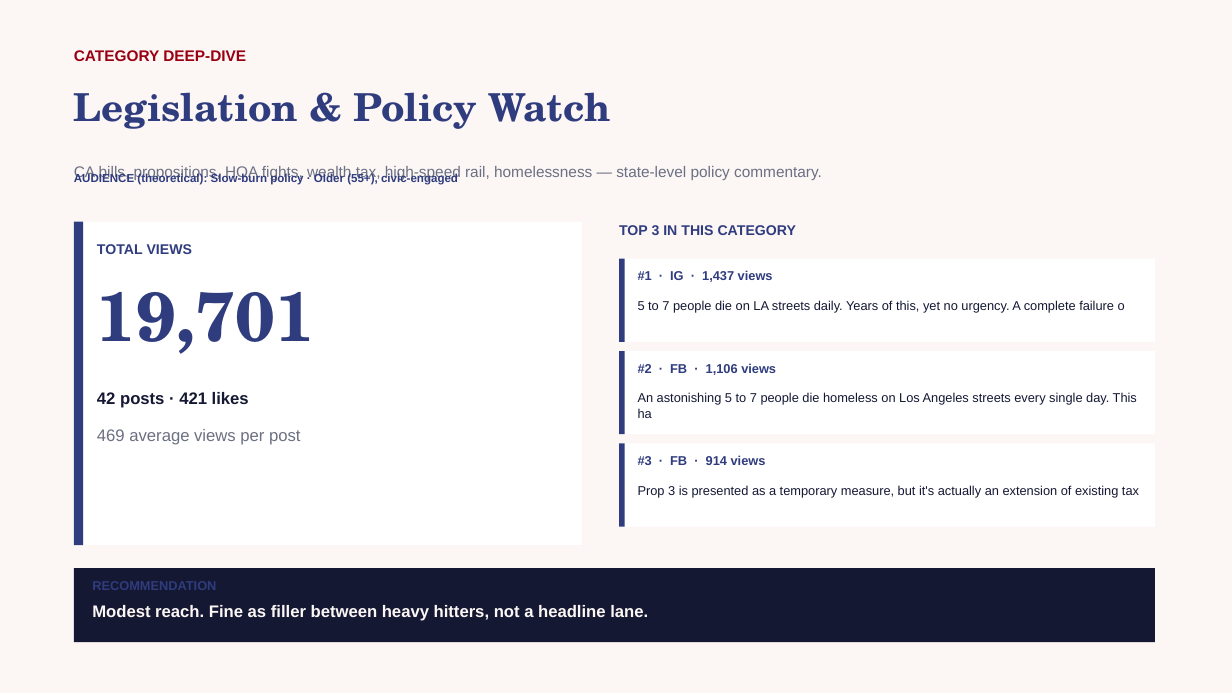
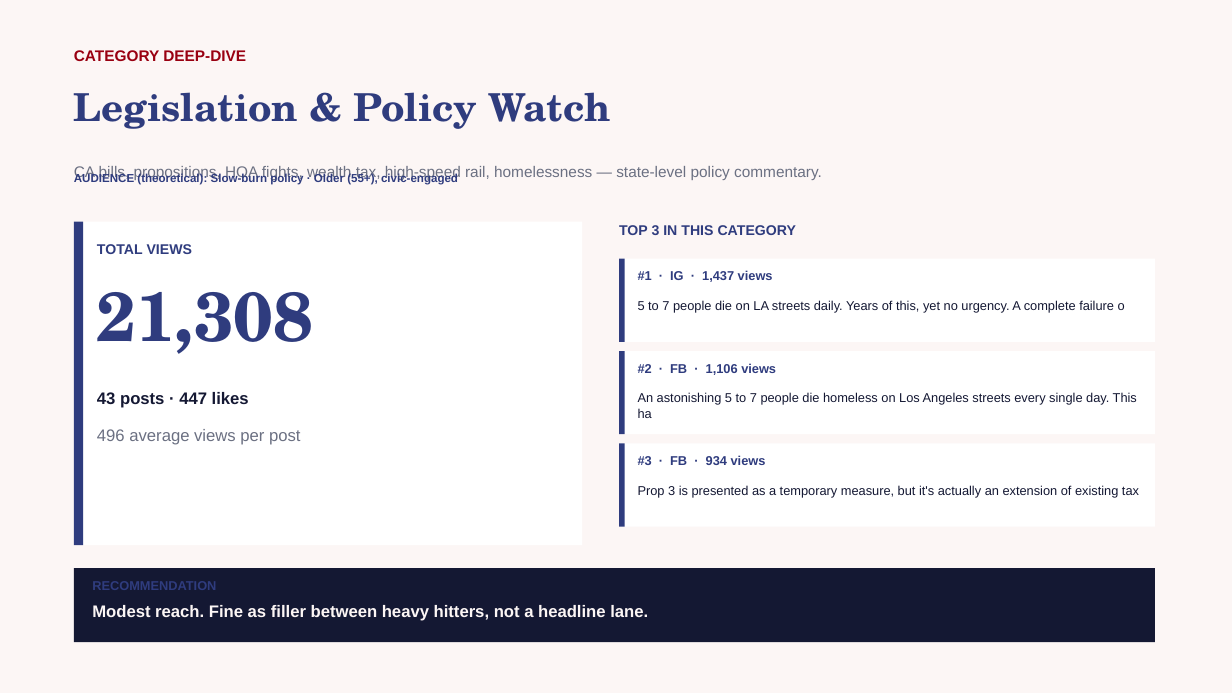
Before and after one commit to zvmmer/talking-downey-kpis, a slide deck: slide 16 of SPONSOR_CONTENT_REPORT.pptx. Drawn at 1232x693 pixels with LibreOffice and Linux fonts; fonts in the diff are those of the drawing. Boxes give left, top, right and bottom in pixels: in the first picture for what was removed or moved away, otherwise in the second. Text is boxed around its words. In the diff, an @@ line names an element or a change of style, - is before the commit and + after.

```diff
--- a/SPONSOR_CONTENT_REPORT.pptx
+++ b/SPONSOR_CONTENT_REPORT.pptx
@@ text at [97,292,313,354]: text changed @@
-19,701
+21,308
@@ text at [97,392,249,408]: text changed @@
-42 posts · 421 likes
+43 posts · 447 likes
@@ text at [97,429,300,445]: text changed @@
-469 average views per post
+496 average views per post
@@ text at [638,455,766,465]: text changed @@
-#3 · FB · 914 views
+#3 · FB · 934 views
```
Also in this commit, not shown: 14 other slides changed, 5 other files.
